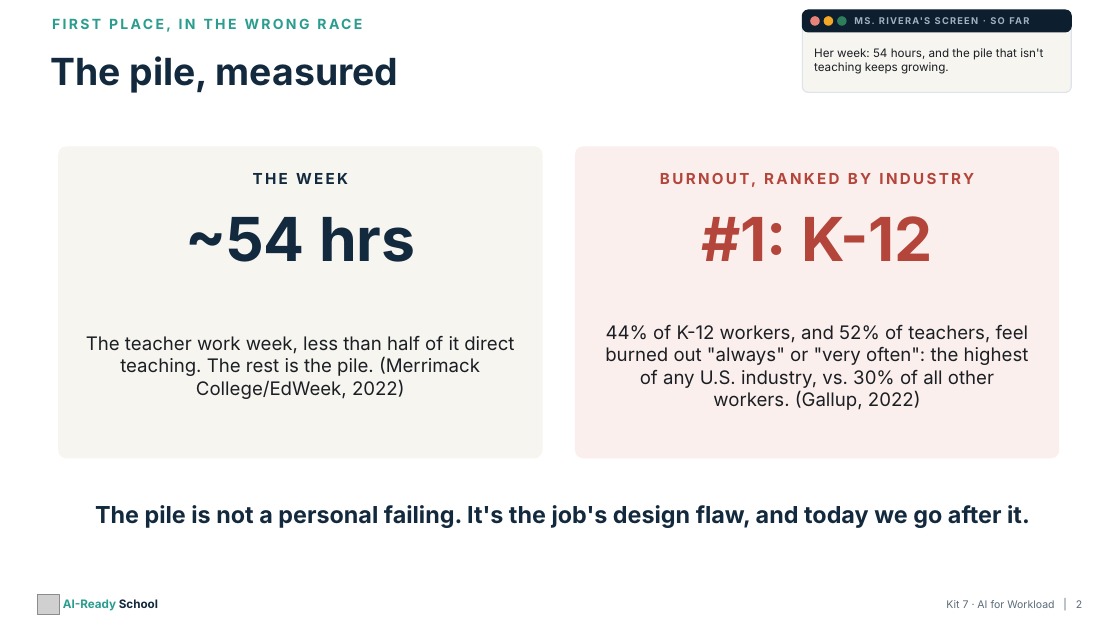
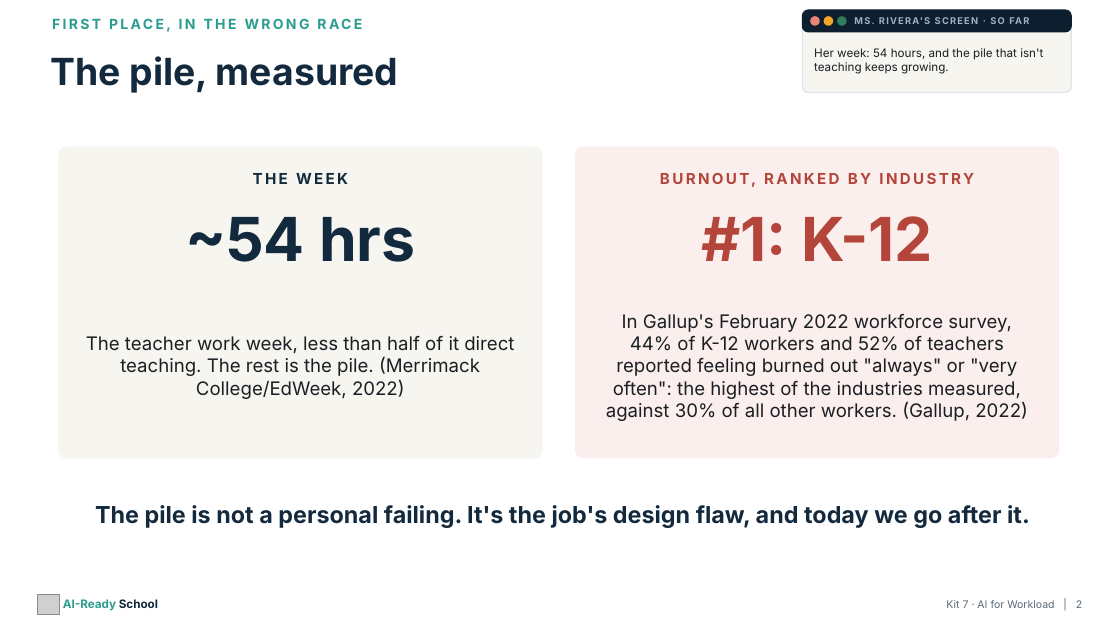
Before and after one commit to aspinozzi1/Ai-School-Ready, a slide deck: slide 2 of kits/kit07/Kit07_PresentationDeck.pptx. Drawn at 1120x630 pixels with LibreOffice and Linux fonts; fonts in the diff are those of the drawing; grey boxes stand for pictures. Boxes give left, top, right and bottom in pixels: in the first picture for what was removed or moved away, otherwise in the second. Text is boxed around its words. In the diff, an @@ line names an element or a change of style, - is before the commit and + after.

```diff
--- a/kits/kit07/Kit07_PresentationDeck.pptx
+++ b/kits/kit07/Kit07_PresentationDeck.pptx
@@ text at (606, 314, 1028, 421): text changed @@
-44% of K-12 workers, and 52% of teachers, feel burned out "always" or "very often": the highest of any U.S. industry, vs. 30% of all other workers. (Gallup, 2022)
+In Gallup's February 2022 workforce survey, 44% of K-12 workers and 52% of teachers reported feeling burned out "always" or "very often": the highest of the industries measured, against 30% of all other workers. (Gallup, 2022)
```
Also in this commit, not shown: 36 other files.
